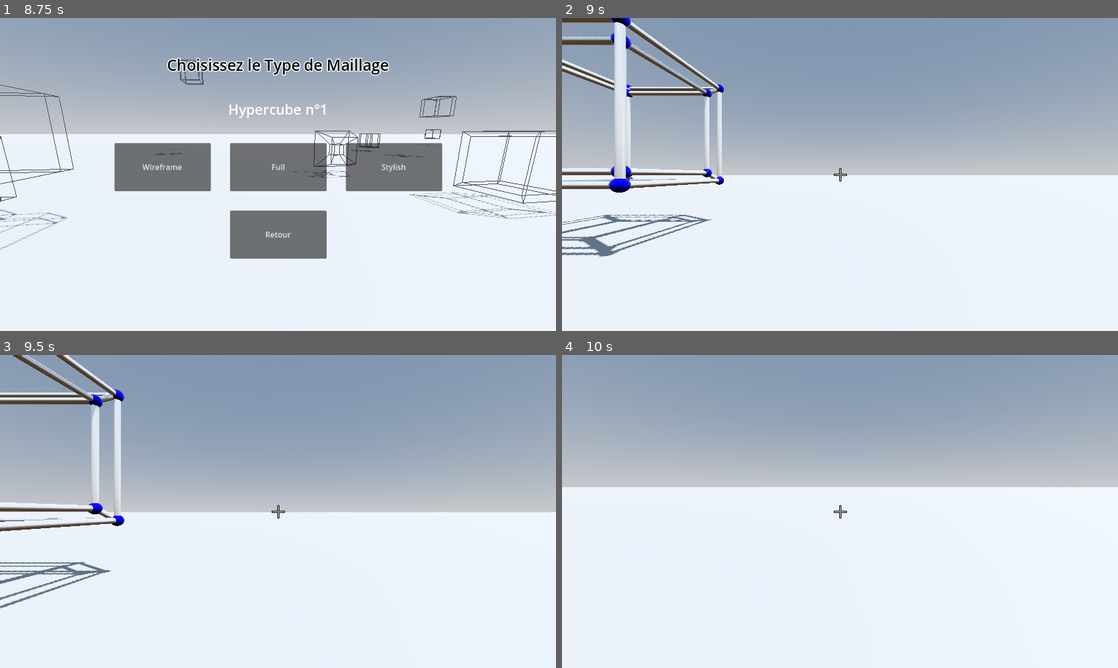
Above: before the commit, frames 1-4 (two rows, left to right).
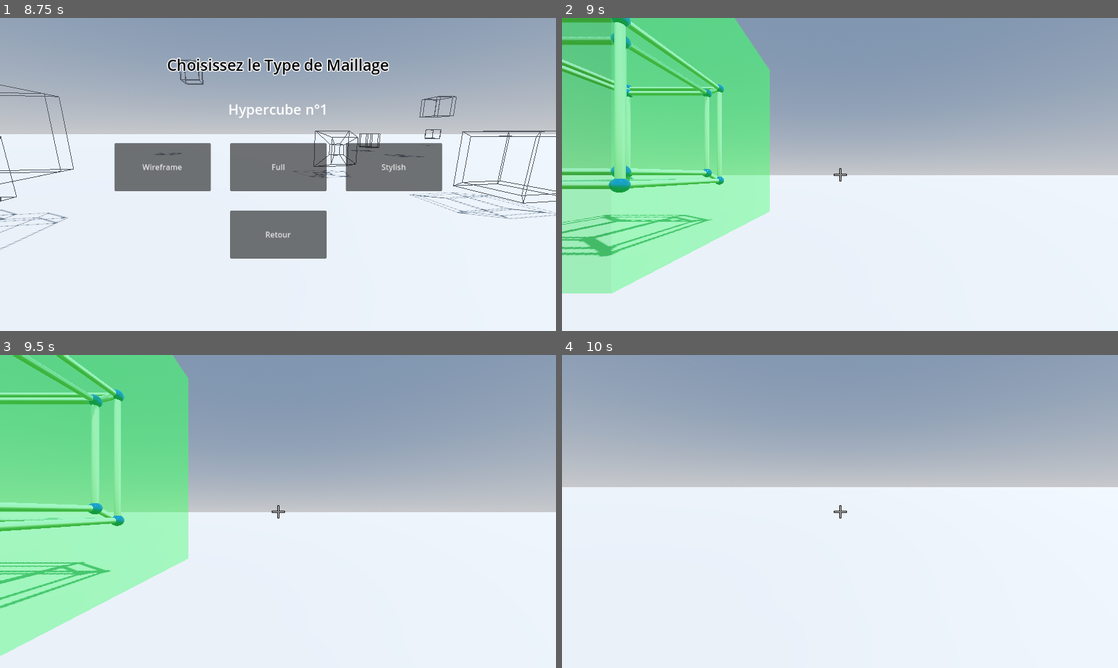
Above: after the commit, the same moments.

Repository: Stantrh/Projet_Tutore_4D_VR_KOMODZINSKI_RYSAK_TROHA
Game: Godot game, scene res://Scenes/main_menu_world.tscn
The game is run twice, just before and just after one commit, with the same random seed, the same clock (stepped at 60 frames per second) and the same inputs.
Inputs (mouse positions are in pixels of both pictures, inside the frame that each line leads up to):
- Up to frame 1 (8.75 s): click "Start" at 0.5 s; move the mouse to (400, 158) at 1.27 s; hold D (move_right) 1.28-2.03 s; click (400, 158) at 1.35 s; move the mouse to (166, 190) at 2.02 s; hold S (move_backward) 2.03-2.78 s; tap Middle mouse button (rotate) at 2.1, 8.1 s; click (166, 190) at 2.3 s; move the mouse to (333, 105) at 2.77 s; hold D (move_right) 2.78-3.53 s; click (333, 105) at 2.85 s; move the mouse to (250, 237) at 3.52 s; hold W (move_forward) 3.53-4.25 s; click (250, 237) at 3.6 s; click "Start" at 4.25 s; move the mouse to (444, 221) at 5.02 s; hold Middle mouse button (rotate) 5.03-5.78 s; hold A (move_left) 5.03-6.5 s; click (444, 221) at 5.3 s; move the mouse to (111, 127) at 5.77 s; click (111, 127) at 5.85 s; click "Confirmer" at 6.5 s; move the mouse to (305, 174) at 7.27 s; hold S (move_backward) 7.28-8.03 s; click (305, 174) at 7.35 s; move the mouse to (194, 96) at 8.02 s; hold D (move_right) from 8.03 s (still down); click (194, 96) at 8.3 s
- Up to frame 2 (9 s): move the mouse to (962, 158) at 8.77 s; release D (move_right) at 8.78 s; hold W (move_forward) from 8.78 s (still down); click (962, 158) at 8.85 s
- Up to frame 3 (9.5 s): keep holding W (move_forward)
- Up to frame 4 (10 s): keep holding W (move_forward); move the mouse to (812, 511) at 9.52 s; click (812, 511) at 9.6 s

Frame 1 is identical in both runs. In frame 2, 29% of the frame differs, in the area x 0-38%, y 0-88%; in frame 3, 27%; in frame 4, nothing differs.

Commit message:
Changement Sous-Zone

Diff:
--- a/app4d/Scenes/hyper_cube.tscn
+++ b/app4d/Scenes/hyper_cube.tscn
@@ -1,7 +1,6 @@
-[gd_scene load_steps=4 format=3 uid="uid://ds5cp4u5hsjak"]
+[gd_scene load_steps=3 format=3 uid="uid://ds5cp4u5hsjak"]
 
 [ext_resource type="Script" path="res://Scripts/hyper_cube.gd" id="1_v1v16"]
-[ext_resource type="Script" path="res://Scripts/zone_affichage.gd" id="2_2qdoe"]
 
 [sub_resource type="BoxShape3D" id="BoxShape3D_o0t87"]
 size = Vector3(2, 2, 2)
@@ -15,9 +14,5 @@
 [node name="CollisionShape3D" type="CollisionShape3D" parent="Area3D"]
 shape = SubResource("BoxShape3D_o0t87")
 
-[node name="ZoneAffichage" type="Node3D" parent="."]
-visible = false
-script = ExtResource("2_2qdoe")
-
 [node name="Marker3D" type="Marker3D" parent="."]
 gizmo_extents = 2.9
--- a/app4d/Scenes/world.tscn
+++ b/app4d/Scenes/world.tscn
@@ -1,9 +1,10 @@
-[gd_scene load_steps=8 format=3 uid="uid://dme5pbe0dpogm"]
+[gd_scene load_steps=9 format=3 uid="uid://dme5pbe0dpogm"]
 
 [ext_resource type="Script" path="res://Scripts/world.gd" id="1_1maet"]
 [ext_resource type="PackedScene" uid="uid://ds5cp4u5hsjak" path="res://Scenes/hyper_cube.tscn" id="1_gh55x"]
 [ext_resource type="PackedScene" uid="uid://i2l7p16xiufn" path="res://Scenes/character_view.tscn" id="2_wfvje"]
 [ext_resource type="PackedScene" uid="uid://dik77har2dd4m" path="res://Scenes/ui.tscn" id="3_x60an"]
+[ext_resource type="PackedScene" uid="uid://cs3mpxmnuxmus" path="res://Scenes/zone_affichage.tscn" id="4_af4ot"]
 
 [sub_resource type="ProceduralSkyMaterial" id="ProceduralSkyMaterial_4yftq"]
 sky_horizon_color = Color(0.64625, 0.65575, 0.67075, 1)
@@ -44,6 +45,8 @@
 [node name="CharacterView" parent="." instance=ExtResource("2_wfvje")]
 transform = Transform3D(1, 0, 0, 0, 1, 0, 0, 0, 1, 0, 5, 10)
 
+[node name="ZoneAffichage" parent="." instance=ExtResource("4_af4ot")]
+
 [node name="CanvasLayer" type="CanvasLayer" parent="."]
 
 [node name="UI" parent="CanvasLayer" instance=ExtResource("3_x60an")]
--- /dev/null
+++ b/app4d/Scenes/zone_affichage.tscn
@@ -0,0 +1,6 @@
+[gd_scene load_steps=2 format=3 uid="uid://cs3mpxmnuxmus"]
+
+[ext_resource type="Script" path="res://Scripts/zone_affichage.gd" id="1_yq4a3"]
+
+[node name="ZoneAffichage" type="Node3D"]
+script = ExtResource("1_yq4a3")
--- a/app4d/Scripts/hyper_cube.gd
+++ b/app4d/Scripts/hyper_cube.gd
@@ -37,7 +37,6 @@
 @export var is_translate = false # Détermine si la translation est active
 @export var vect_translate = Vector4(0, 0, 0, 0) # Vecteur de translation à appliquer sur l'hypercube 4D
 @onready var collision_shape : CollisionShape3D = $Area3D/CollisionShape3D
-
 #### Valeurs d'enum par rapport à la visualisation de l'hypercube
 @export var mesh_mode: int = 0  # Graphisme de l'hypercube | 0: Plein, 1: stylisé, 2: Filaire
 @export var projection_mode: int = 0  # Projection de l'hypercube | 0: Perspective, 1: Stéréographique, 2: Orthogonale
@@ -58,10 +57,11 @@
 var is_up_to_date = true # COMMENTAIRES A FAIRE
 
 # COMMENTAIRES A FAIRE
-@onready var camera : Camera3D = $"../CharacterView/Camera3D"
-@onready var area = $ZoneAffichage # La variable de la zone
+@onready var camera : Camera3D = WorldInfo.camera  # $"../CharacterView/Camera3D"
+@export var area : Node3D = null # La variable de la zone
 
 func _ready():
+	WorldInfo.connect("_on_camera_changed",_on_camera_changed)
 	# Création du Mesh pour les modes FULL / WIREFRAME
 	mesh_instance = MeshInstance3D.new()
 	add_child(mesh_instance)
@@ -176,6 +176,9 @@
 	var visible = false
 	for vertex in new_vertices:
 		var projected_point = apply_projection(vertex)
+		if area == null :
+			visible = true
+			break
 		if area.is_point_in_area(projected_point):
 			visible = true
 			break
@@ -331,6 +334,8 @@
 func is_hypercube_visible(vertices: Array) -> bool:
 	for vertex in vertices:
 		var projected_point = apply_projection(vertex)
+		if area == null :
+			return true
 		if area.is_point_in_area(projected_point):
 			return true
 	return false
@@ -362,11 +367,15 @@
 		var p2 = apply_projection(vertices[edge[1]])
 		# Si vous souhaitez que la zone soit optionnel alors il ne faut pas oublier de modifier ces lignes
 		# Si l'arête est coupé par la zone alors on obtient de nouveaux points grâces à la méthode clip_edge
-		var clipped_points = area.clip_edge(p1, p2)
-		# Si il y a bien deux points alors on créer l'arêtes
-		if clipped_points.size() == 2:
-			surface_tool.add_vertex(clipped_points[0])
-			surface_tool.add_vertex(clipped_points[1])
+		if area != null:
+			var clipped_points = area.clip_edge(p1, p2)
+			# Si il y a bien deux points alors on créer l'arêtes
+			if clipped_points.size() == 2:
+				surface_tool.add_vertex(clipped_points[0])
+				surface_tool.add_vertex(clipped_points[1])
+		else :
+			surface_tool.add_vertex(p1)
+			surface_tool.add_vertex(p2)
 
 	surface_tool.commit(mesh)
 	return mesh
@@ -383,11 +392,15 @@
 		var p1: Vector3 = vertices[edge[0]]
 		var p2: Vector3 = vertices[edge[1]]
 
-		var clipped_points = area.clip_edge(p1, p2)
-		# Si il y a bien deux points alors on créer l'arêtes
-		if clipped_points.size() == 2:
-			surface_tool.add_vertex(clipped_points[0])
-			surface_tool.add_vertex(clipped_points[1])
+		if area != null:
+			var clipped_points = area.clip_edge(p1, p2)
+			# Si il y a bien deux points alors on créer l'arêtes
+			if clipped_points.size() == 2:
+				surface_tool.add_vertex(clipped_points[0])
+				surface_tool.add_vertex(clipped_points[1])
+		else :
+			surface_tool.add_vertex(p1)
+			surface_tool.add_vertex(p2)
 	surface_tool.commit(mesh)
 	return mesh
 
@@ -399,8 +412,21 @@
 		# On applique la projection
 		var projected_vertex = vertex
 		# Et on continue seulement si le point est toujours dans la zone /// Donc il faut modifier ça si vous souhaitez que la zone soit optionnel
-		if area.is_point_in_area(projected_vertex):
-			# Ensuite c'est seulement visuel, on créer la sphère et son matériau
+		if area != null :
+			if area.is_point_in_area(projected_vertex):
+				# Ensuite c'est seulement visuel, on créer la sphère et son matériau
+				var point = MeshInstance3D.new()
+				point.mesh = SphereMesh.new()
+				point.scale = Vector3(0.2, 0.2, 0.2)
+				point.transform.origin = vertex
+				var material = StandardMaterial3D.new()
+				material.albedo_color = Color.BLUE
+				material.roughness = 0.1
+				material.metallic = 0.9
+				point.mesh.material = material
+				# On ajoute le mesh en enfant du Node3D
+				parent_node.add_child(point)
+		else :
 			var point = MeshInstance3D.new()
 			point.mesh = SphereMesh.new()
 			point.scale = Vector3(0.2, 0.2, 0.2)
@@ -412,7 +438,6 @@
 			point.mesh.material = material
 			# On ajoute le mesh en enfant du Node3D
 			parent_node.add_child(point)
-
 	# Ici on créer un cylindre pour chaque arête
 	# Pour rappel, get_hypercube_edges est une méthodes qui renvoie les arêtes de l'hypercube
 	# donc edge est un tableau qui contient chaque segment --> [[sommet1, sommet2], [sommet4, sommet6], []]
@@ -422,7 +447,10 @@
 		var p2 = vertices[edge[1]]
 		# Si vous souhaitez que la zone soit optionnel alors il ne faut pas oublier de modifier ces lignes
 		# Si l'arête est coupé par la zone alors on obtient de nouveaux points grâces à la méthode clip_edge
-		var clipped_points = area.clip_edge(p1, p2)
+		var clipped_points = [p1,p2]
+		if area != null:
+			clipped_points = area.clip_edge(p1, p2)
+
 		# Si il y a bien deux points alors on créer l'arêtes
 		if clipped_points.size() == 2:
 			var cylinder = MeshInstance3D.new()
@@ -505,9 +533,12 @@
 			# On coupe les faces si elles sortent de la zone //// si vous souhaitez que la zone soit optionnel alors il ne faut pas oublier de modifier ces lignes
 			var clipped_face = []
 			for i in range(4):
-				var start = projected_vertices[i]
-				var end = projected_vertices[(i + 1) % 4]
-				clipped_face += area.clip_edge(start, end)
+				if area != null :
+					var start = projected_vertices[i]
+					var end = projected_vertices[(i + 1) % 4]
+					clipped_face += area.clip_edge(start, end)
+				else :
+					clipped_face += [projected_vertices[i],projected_vertices[(i + 1)%4]]
 
 			clipped_face = clipped_face.duplicate()
 			# On construit la face s'il y a au moins 3 points
@@ -555,9 +586,12 @@
 			# Découpage de la face selon la zone (optionnel)
 			var clipped_face = []
 			for i in range(4):
-				var start = projected_vertices[i]
-				var end = projected_vertices[(i + 1) % 4]
-				clipped_face += area.clip_edge(start, end)
+				if area != null :
+					var start = projected_vertices[i]
+					var end = projected_vertices[(i + 1) % 4]
+					clipped_face += area.clip_edge(start, end)
+				else :
+					clipped_face += [projected_vertices[i],projected_vertices[(i + 1)%4]]
 
 			# On duplique la face découpée si besoin (pour éviter toute référence inattendue)
 			clipped_face = clipped_face.duplicate()
@@ -820,3 +854,5 @@
 			accessible.append(dim)
 
 	return accessible
+func _on_camera_changed(value):
+	camera = value
--- a/app4d/Scripts/main_menu.gd
+++ b/app4d/Scripts/main_menu.gd
@@ -60,11 +60,13 @@
 
 func _on_confirm_button_pressed():
 	for i in range(int($choix_figure/Popup/ReferenceRect/ColorRect/VBoxContainer/VBoxContainer/TextEdit.text)):
+		var figure = preload("res://Scenes/zone_affichage.tscn").instantiate()
 		match selected_figure :
 			available_figures.HYPERCUBE :
-				selected_figures.append(preload("res://Scenes/hyper_cube.tscn").instantiate())
+				figure.object_selected = figure.Object4D.Tesseract
 			_:
-				selected_figures.append(preload("res://Scenes/hyper_cube.tscn").instantiate())
+				figure.object_selected = figure.Object4D.Tesseract
+		selected_figures.append(figure)
 	$choix_figure/Popup.hide()
 	$choix_figure.hide()
 	$choix_projection.show()
--- a/app4d/Scripts/world.gd
+++ b/app4d/Scripts/world.gd
@@ -4,7 +4,6 @@
 # Called when the node enters the scene tree for the first time.
 func _ready():
 	WorldInfo.camera = $CharacterView/Camera3D
-
 
 # Called every frame. 'delta' is the elapsed time since the previous frame.
 func _process(_delta):
--- a/app4d/Scripts/world_info.gd
+++ b/app4d/Scripts/world_info.gd
@@ -1,9 +1,11 @@
 extends Node
 
 signal _on_camera_changed(value)
+
+var _camera : Camera3D
 var camera: Camera3D:
 	get:
-		return camera
+		return _camera
 	set(value):
-		camera = value
+		_camera = value
 		_on_camera_changed.emit(value)
--- a/app4d/Scripts/zone_affichage.gd
+++ b/app4d/Scripts/zone_affichage.gd
@@ -1,16 +1,25 @@
 extends Node3D
 
+
+enum Object4D{
+	Tesseract
+}
+@export var object_selected : Object4D = Object4D.Tesseract
+@export var mesh_mode = 0
+@export var projection_mode = 0
 # Variables qui définies la taille de la zone d'affichage
-# Ici les exports ne servent à rien
-@export var area_min = Vector3(-3, -3, -3)
-@export var area_max = Vector3(3, 3, 3)
+@export var area_min = Vector3(-2, -2, -2)
+@export var area_max = Vector3(2, 2, 2)
+var child_instantiated = false
 # Créer une zone de taille area_min - area_max
 func create_area_mesh() -> MeshInstance3D:
-	# On créer le Mesh sous forme de cube
+# On créer le Mesh sous forme de cube
 	var mesh_instance = MeshInstance3D.new()
 	var cube_mesh = BoxMesh.new()
 	var size = area_max - area_min
-	cube_mesh.size = size
+	print(size)
+	cube_mesh.size = size *2
+	print(cube_mesh.size)
 	mesh_instance.mesh = cube_mesh
 	mesh_instance.transform.origin = area_min + size / 2.0 # on positionne le cube au centre
 	# On créer le matériau
@@ -64,3 +73,26 @@
 		if intersection != null and is_point_in_area(intersection):
 			points.append(intersection)
 	return points
+
+func _ready():
+	var bounds_mesh = create_area_mesh()
+	add_child(bounds_mesh)
+	child_instantiated = false
+
+func _process(delta):
+	if not child_instantiated and WorldInfo.camera :
+		_instantiate_child()
+
+func _instantiate_child():
+	var child = null
+	match object_selected:
+		Object4D.Tesseract:
+			child = preload("res://Scenes/hyper_cube.tscn").instantiate()
+
+	if child:
+		child.mesh_mode = mesh_mode
+		child.projection_mode = projection_mode
+		child.camera = WorldInfo.camera
+		child.area = self
+		add_child(child)
+		child_instantiated = true
